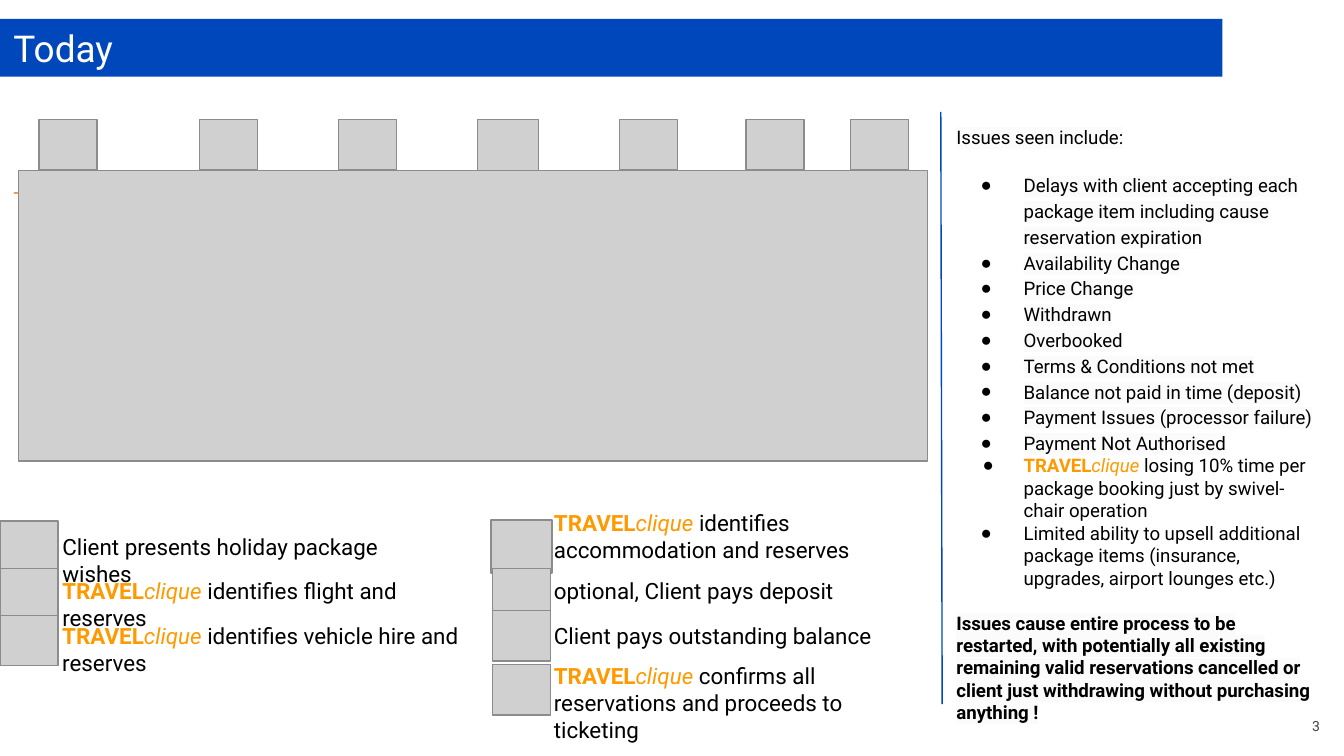
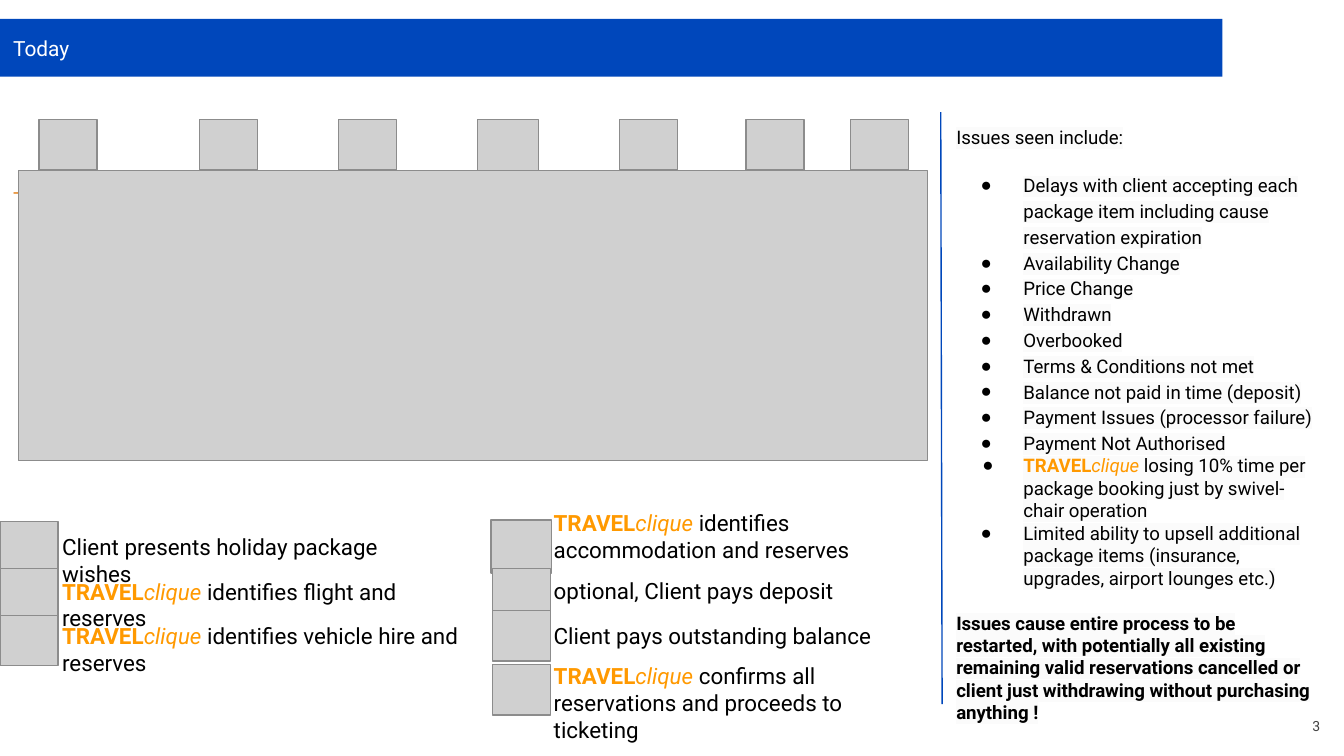
Before and after one commit to leecowdrey/Case-Study-Travel-Agency-Architecture, a slide deck: slide 3 of TRAVELclique Case Study.pptx. Drawn at 1344x756 pixels with LibreOffice and Linux fonts; fonts in the diff are those of the drawing; grey boxes stand for pictures. Boxes give left, top, right and bottom in pixels: in the first picture for what was removed or moved away, otherwise in the second. Text is boxed around its words. In the diff, an @@ line names an element or a change of style, - is before the commit and + after.

```diff
--- a/TRAVELclique Case Study.pptx
+++ b/TRAVELclique Case Study.pptx
@@ rectangle "Today" at [0,19,1223,77]: size 19.8 to 11.2 pt; title to rectangle @@
@@ line removed from (941, 112) to (942, 704) @@
@@ freeform shape added at [941,112,942,704], outline #0047BB 0.75 pt @@
@@ text "Issues seen include:" at [956,130,1311,723]: highlight none to #FBFBFB in "TRAVELclique losing 10% time per package booking ...", "Limited ability to upsell additional package items ..." @@
```
Also in this commit, not shown: 11 other slides changed, 3 slides removed, 1 other file.
